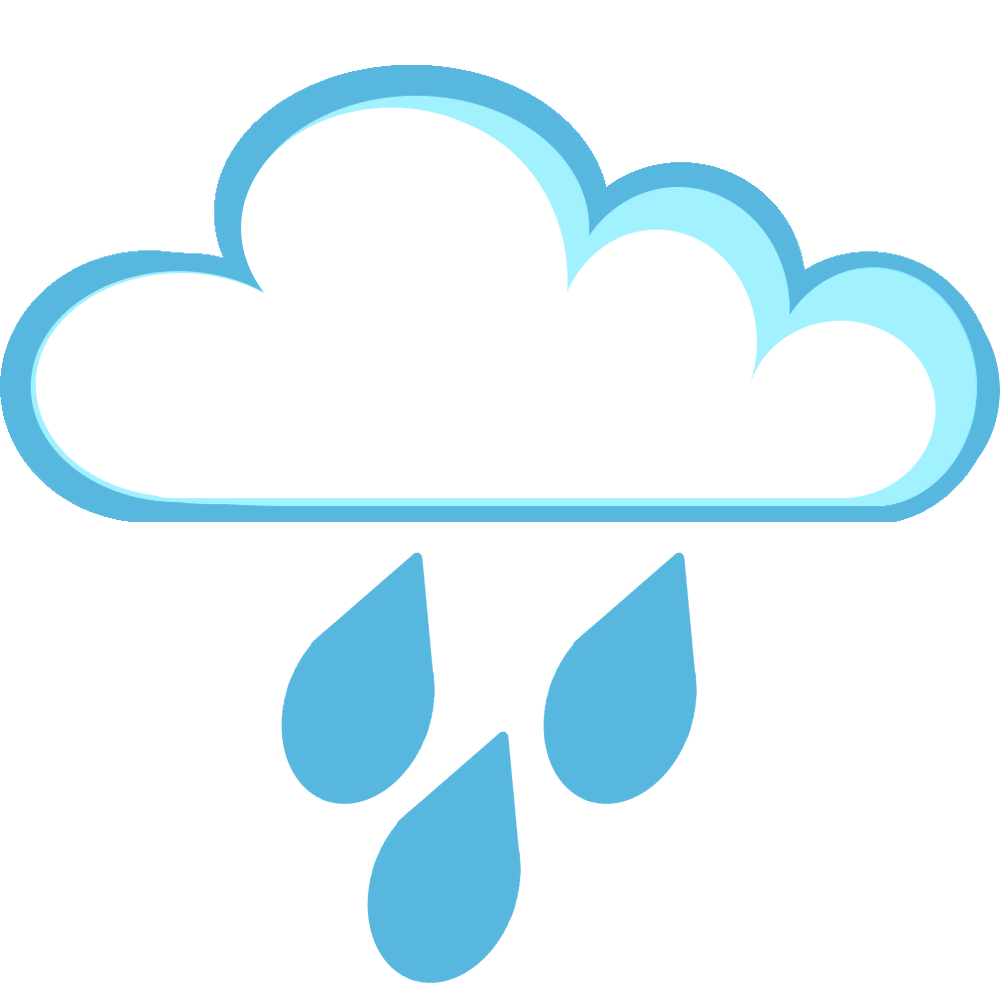
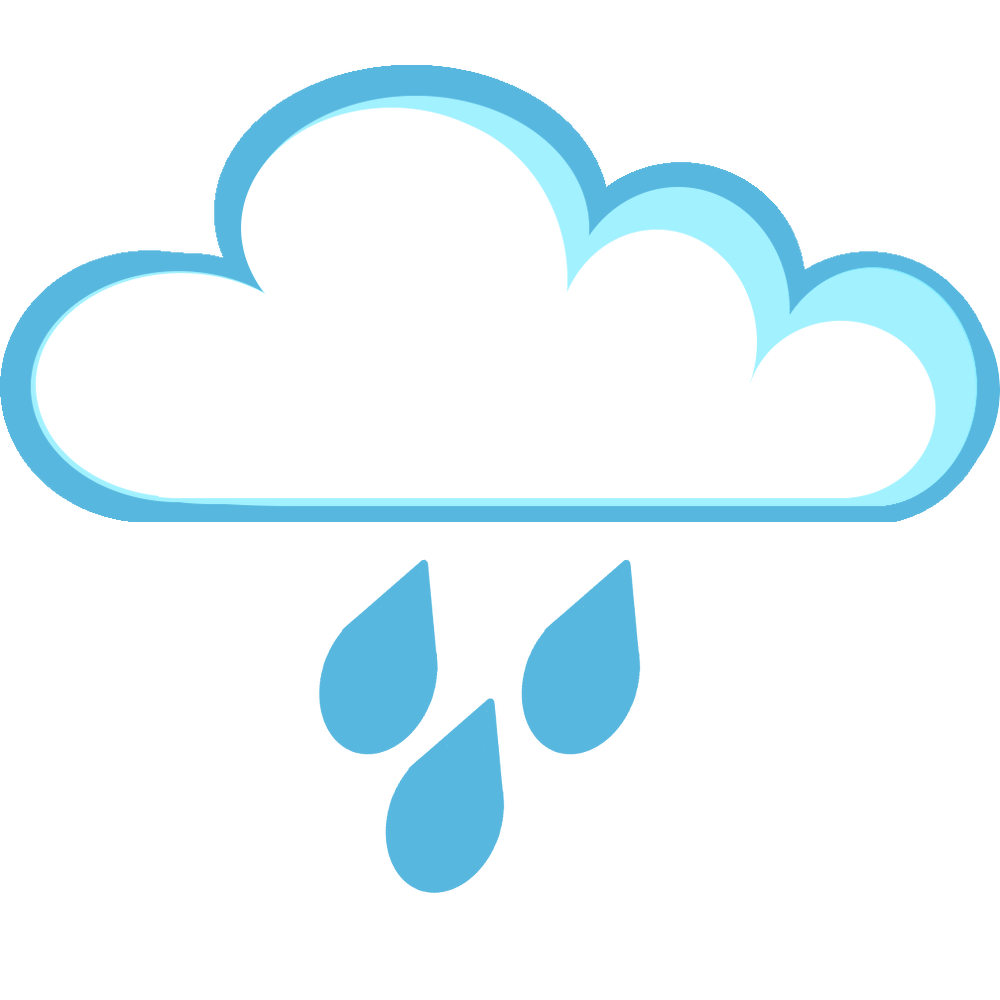
Revision of a layered 1000×1000 image; what changed, layer by layer:
painted on "raindrops" over [279, 550, 699, 985]
